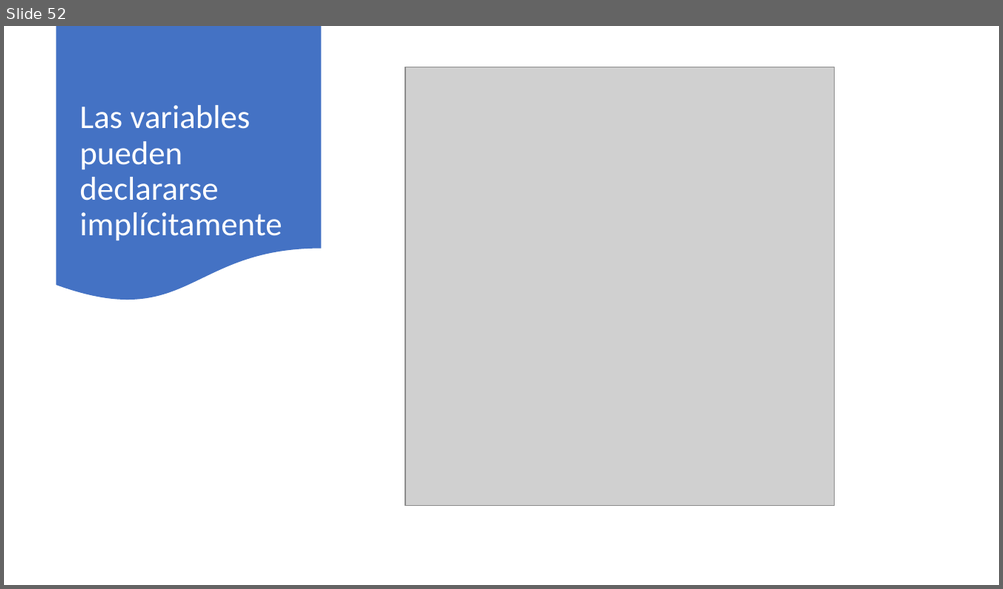
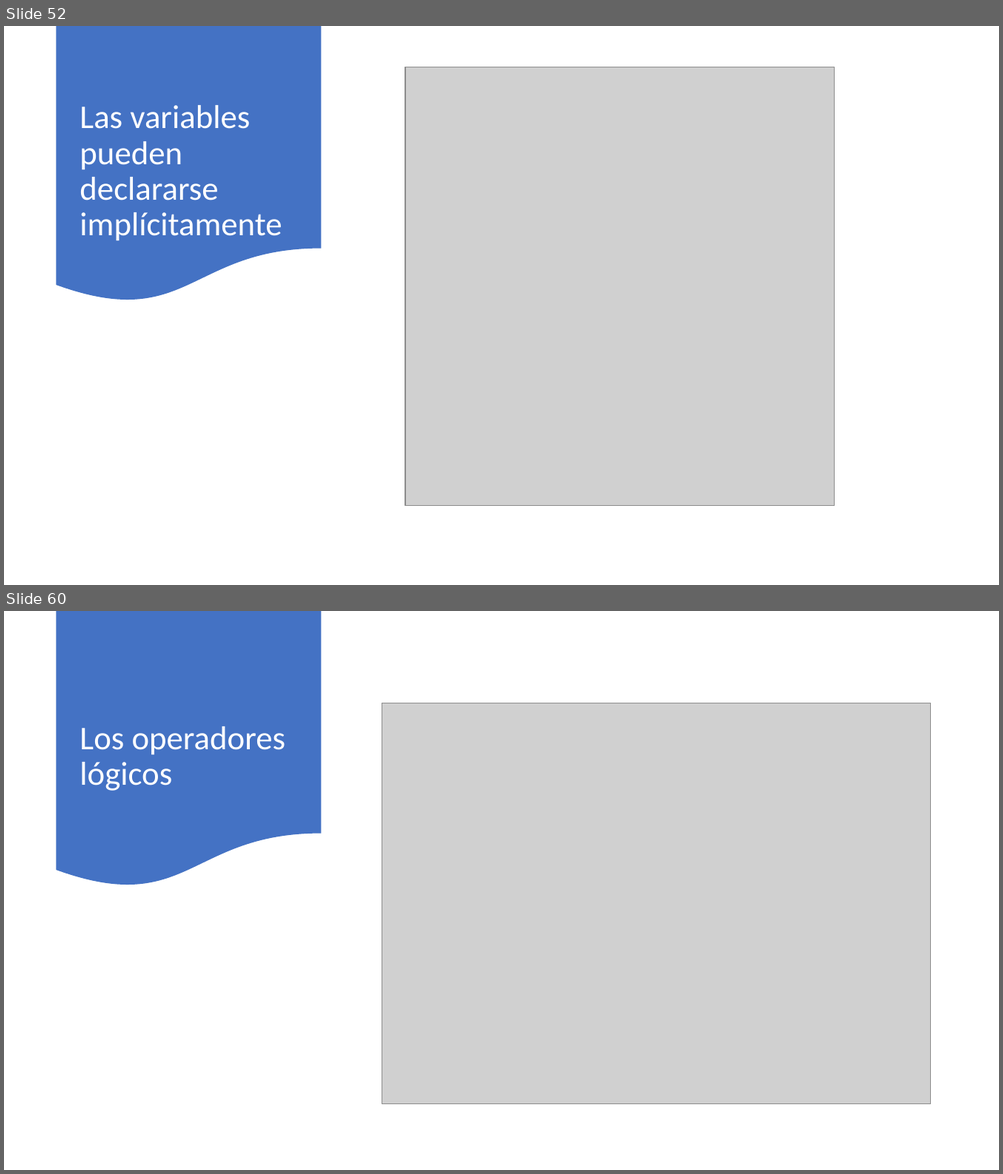
Before and after one commit to AlbertOsinaga/Curso201, a slide deck: Curso201.pptx. Shown one above the other, each under a label of ours: slide 52 before the commit, slides 52 and 60 after it; the slides between them are not shown. The pictures are 1003x589 and 1003x1174 pixels, drawn with LibreOffice and Linux fonts; fonts in the diff are those of the drawing; grey boxes stand for pictures. Boxes give left, top, right and bottom in pixels: in the first picture for what was removed or moved away, otherwise in the second. Text is boxed around its words. In the diff, an @@ line names an element or a change of style, - is before the commit and + after.

```diff
--- a/Curso201.pptx
+++ b/Curso201.pptx
@@ slide 60 added at (4, 611, 999, 1170), background #FFFFFF @@
@@ flow chart document added at (57, 611, 321, 889), fill #4472C4 @@
@@ picture added at (382, 703, 930, 1105) @@
@@ title added at (79, 726, 286, 791), 32 pt, text #FFFFFF @@
+Los operadores lógicos
```
Also in this commit, not shown: 11 other slides added, 10 other files.
